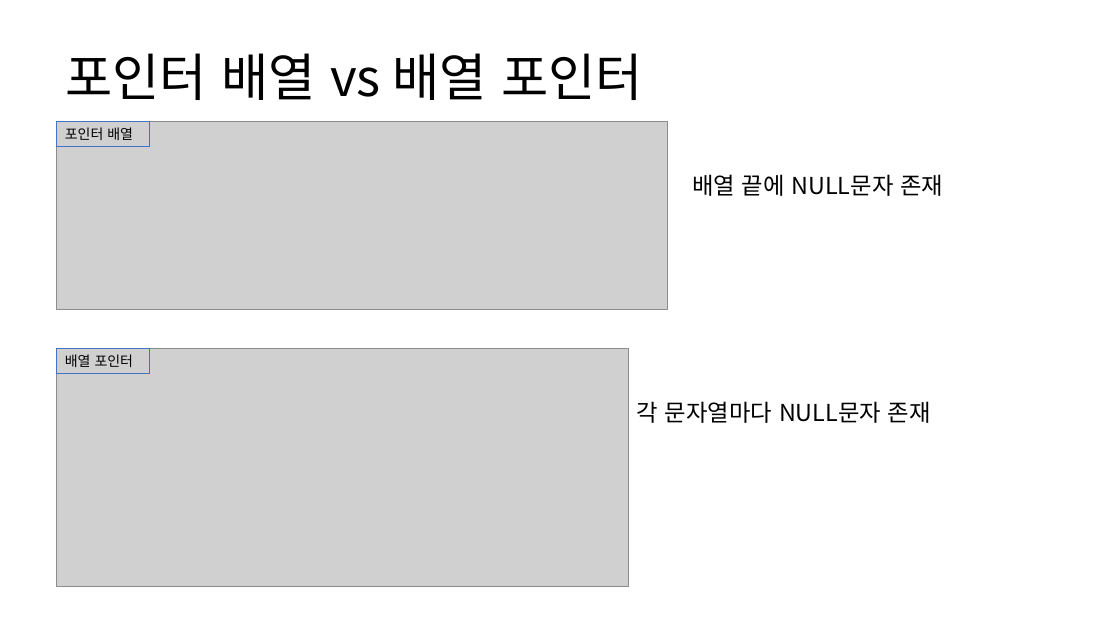
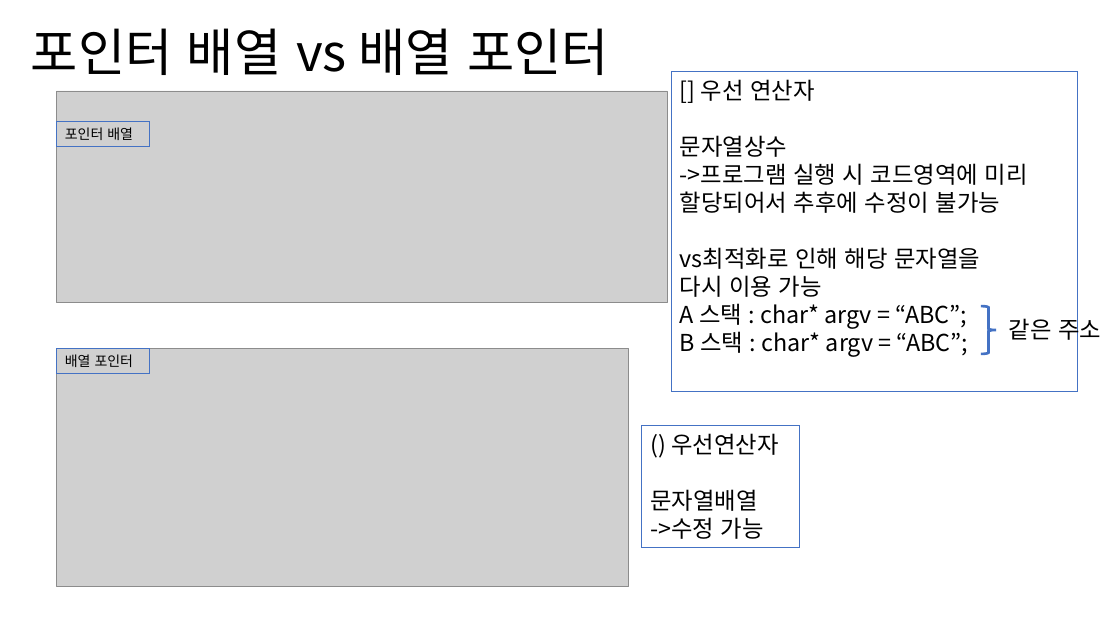
Before and after one commit to sejjun/darkent-with-C, a slide deck: slide 9 of darknet_withC.pptx. Drawn at 1120x630 pixels with LibreOffice and Linux fonts; fonts in the diff are those of the drawing; grey boxes stand for pictures. Boxes give left, top, right and bottom in pixels: in the first picture for what was removed or moved away, otherwise in the second. Text is boxed around its words. In the diff, an @@ line names an element or a change of style, - is before the commit and + after.

```diff
--- a/darknet_withC.pptx
+++ b/darknet_withC.pptx
@@ title "포인터 배열 vs 배열 포인터": place and size @@
-title "포인터 배열 vs 배열 포인터" at [65, 53, 643, 100]
+title "포인터 배열 vs 배열 포인터" at [31, 28, 609, 75]
@@ rectangle added at [671, 72, 1077, 392], outline #4472C4 0.75 pt, 20 pt, text #000000 @@
+[] 우선 연산자
+문자열상수
+->프로그램 실행 시 코드영역에 미리
+할당되어서 추후에 수정이 불가능
+vs최적화로 인해 해당 문자열을
+다시 이용 가능
+A 스택 : char* argv = “ABC”;
+B 스택 : char* argv = “ABC”;
@@ picture: place and size @@
-picture at [56, 122, 667, 309]
+picture at [56, 91, 667, 302]
@@ text removed at [692, 174, 943, 196] @@
-배열 끝에 NULL문자 존재
@@ right brace added at [981, 306, 996, 354], outline #4472C4 2.25 pt @@
@@ text added at [1009, 315, 1101, 345], 20 pt, text #000000 @@
+같은 주소
@@ text removed at [637, 401, 931, 423] @@
-각 문자열마다 NULL문자 존재
@@ rectangle added at [642, 426, 799, 548], outline #4472C4 0.75 pt, 20 pt, text #000000 @@
+() 우선연산자
+문자열배열
+->수정 가능
```
Also in this commit, not shown: 1 other slide changed, 5 slides added.
